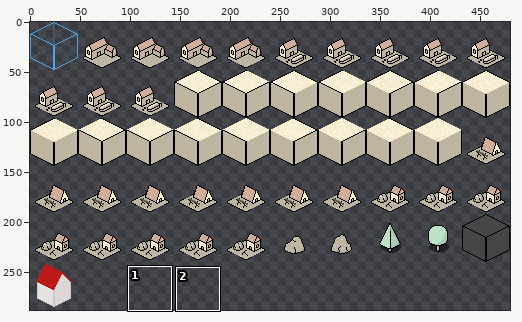
One commit to this sprite sheet: data/gfx/paper/full_48x48.png. The first picture is a wide view before the edit; the outline marks the close-up.
Close-up. Old version:
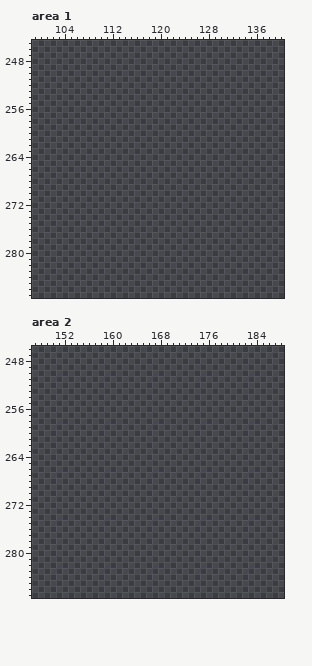
The file is 480x288 pixels. Colours within 5 levels of each other are drawn and written as one. Shown: area 1: x 99..140, y 245..287; area 2: x 147..188, y 246..287. The commit also changed other parts of the picture, which this record leaves out.
The same view after the edit:
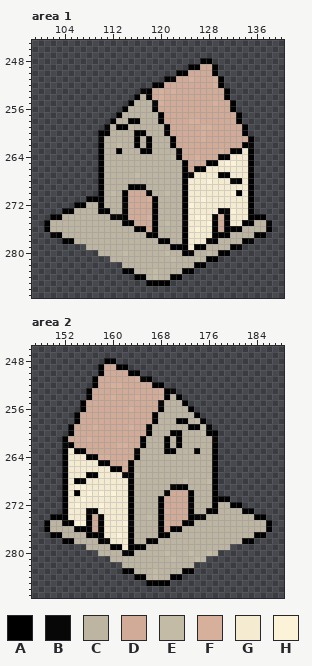
Palette (. is transparent): A #000000  B #070707  C #bdb5a1  D #d1ab97  E #c3bba6  F #d7b09b  G #f5ebd1  H #fcf2d7
Changes in this commit:
Changed rows in their new state; - is an unchanged pixel.
Area 1:
first column x 101:
248 --------------------------AA----------
249 ------------------------AADDA---------
250 ----------------------AADDDDA---------
251 --------------------ABDDFDDDFA--------
252 ------------------AADDDDDDDDFA--------
253 ----------------BADFDFDDDDDDDDA-------
254 ---------------ACADFDDDDDDDDDDA-------
255 --------------ACCCBFDDDDDDDDFDDA------
256 -------------ACCCCADDDDDDDDDDDDA------
257 ------------ACCCCCCADDDDDDDDDDDDA-----
258 -----------ACCAACCCADDDDFFDDDDDDA-----
259 ----------BCAAECCCCCADDDDDFFDDDDDA----
260 ---------AACCCCAACCCADDDDDFDDDDDDA----
261 ---------BCCCCCACACCCADDDDFDDDDDDDA---
262 ---------ACCECCACACCCADDDDDDDDDDDAB---
263 ---------ACCACCCAACCCCBDDDDDDFDAAGA---
264 ---------ACCCCCCCCCCCEADDFDDDAAGGGA---
265 ---------ACCCCCCCCCCCCCADDDAAGHHGGA---
266 ---------ACCCCCCCCCCCCCADAAGGGGGGGB---
267 ---------ACCCCCECCCCCCCABGGGGAAGGGA---
268 ---------ACCCCCCCCCCCCCAGGGHGGGBAGA---
269 ---------ACCCCAABCCCCCCAGGGGGGGGGGA---
270 ---------ACECADDDBCCECCAGGGGGGGHAGA---
271 -------AAACCCADDDFACCCCAGGHGGGGGGGA---
272 -----AACCACCCBDDDDACCCCAHGGGGGGGGGA---
273 ---AACCCCAACCADDDDACCCCAGGGGGABHGGA---
274 -AACCCCCCCCBBADDDFACCCCAGHHGBFAGGGAAA-
275 ACCCCCCCCCCCCAADDDACECCBGGGHADAGGAACCB
276 ACCCCCCCCCCCCCCAADACCCCAGHGGADAAACCCCA
277 -BACCCCCCCCCCCCCCAACCCCAGGGGAAACCCCAA-
278 ---AACCCCCCCCCCCCCCAACCAGGGBACCCCAB---
279 -------CCCCCCCCCCCCCCAAAGAACCCCAB-----
280 ---------CCCCECCCCCCECCABCCECAA-------
281 -----------CCCCCCCCCCECCCECAA---------
282 -------------CCCCCCCCCCCCAA-----------
283 -------------AACCCECCCCAA-------------
284 ---------------AACECCAA---------------
285 -----------------AAAA-----------------
Area 2:
first column x 149:
248 ----------AA--------------------------
249 ---------ADDAA------------------------
250 ---------ADDDDAA----------------------
251 --------ADDDDDDFBA--------------------
252 --------ADDFFDDDDDAA------------------
253 -------ADDDDDDDDDDDFAB----------------
254 -------ADDDFDDDFDDDFACA---------------
255 ------ADDDDDDDDDDDDBCCCA--------------
256 ------ADDDDDDDFDDDDACCCCA-------------
257 -----ADDDDDDDDDDDDACCCCCCA------------
258 -----ADDDDDDDDDDDDACCCAACEA-----------
259 ----ADDDFDDDDDFDDACCCCCCAAEB----------
260 ----ADDDDDDDDDDDDACCCAACCCEAA---------
261 ---ADDDFDDDDDDDDACCCACACCCCCB---------
262 ---BADDDDDDDFFDDACCCACACCCCCA---------
263 ---AGAADDDDDDDDBCCCCAACCCACCA---------
264 ---AGGGAAFFDDDDACCCCCECCCCCCA---------
265 ---AGGGGGAADDFACCCCCCCCCCCCCA---------
266 ---BGGGGGGGAAFACCCCCCCCCCCCCA---------
267 ---AGGGAAGGGGBAECCCCCCCCCCCCA---------
268 ---AGABGGGGGGGACCCCCCCCECCCEA---------
269 ---AGHHGGGGGGGACCCCCCBAACCCCA---------
270 ---AGAGHGHGHGGACCCCCBDDDACCCA---------
271 ---AGGHGGGGGGGACCCCADDDDACCCAAA-------
272 ---AGHGGGHGGGGACCCCADDDDBCCCACCAA-----
273 ---AGGGBAGGGGGACCCCAFDDDACCAACCCCAA---
274 -AAAGGGADBGGGGACCECADDDDABBCCCCCCCCAA-
275 ACCAAHHADAGGGHBCCCCAFDDAACCCCCCCCCCCCA
276 ACCCCAAADAGGGGACCCCADAACCCCCCCCCCCCCCA
277 -AACCCCAAAGGHGACCCCAACCCCCCCCCCCCCCAA-
278 ---AACCCCABGGGACCAACCCCCCCCCCCCCCAA---
279 -------CCCCAAGAAACCCCCCCCCCCCCC-------
280 ---------CCCCBACCCCCECCCECCEC---------
281 -----------CCCCCCCCCCECCCEC-----------
282 -------------CCCCCCCCCCCC-------------
283 -------------AACCCECCCCAA-------------
284 ---------------AACECCAA---------------
285 -----------------AAAA-----------------
